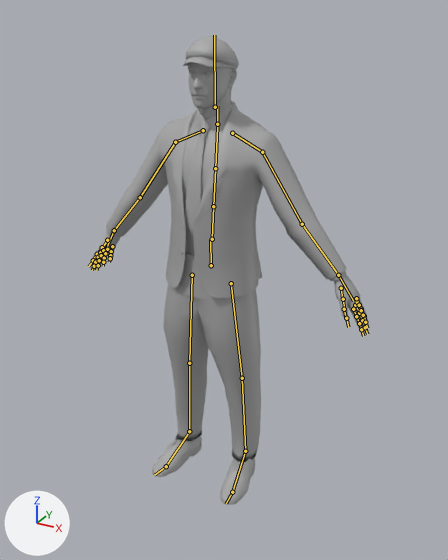
The FBX model Assets/Character/import/Man.fbx, before and after one commit.
The view is the same before and after, from a 50 mm camera at (1.085, -1.865, 1.673) aimed at (0.09, -0.057, 0.769). The lights are fixed; the arrows at lower left show +X, +Y and +Z. The older version comes first. Both versions are drawn at the pose saved in each file; the numbers are the values there. The bones that change, and the others that lie on the model, are drawn over the model as lines.

Objects in the first picture: 'Man'.
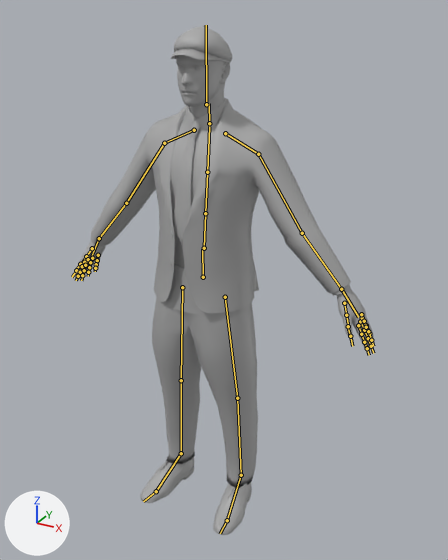
Where the change shows, as pixel boxes (x1, y1, x2, y2) in the pictures (448 x 560 px):
'Man', posed (8% wider, 8% taller)
    before: (92, 35, 368, 505)
    after: (76, 25, 374, 535)
bone 'mixamorig:Hips', root to tip
    before: (211, 265) to (210, 239)
    after: (203, 277) to (202, 249)

What the commit changed:
Bone 'mixamorig:Hips' (bone_mixamorig_hips) moves from (0.0, -14.4, 1.1) to (6.9, -11.0, 18.7).
